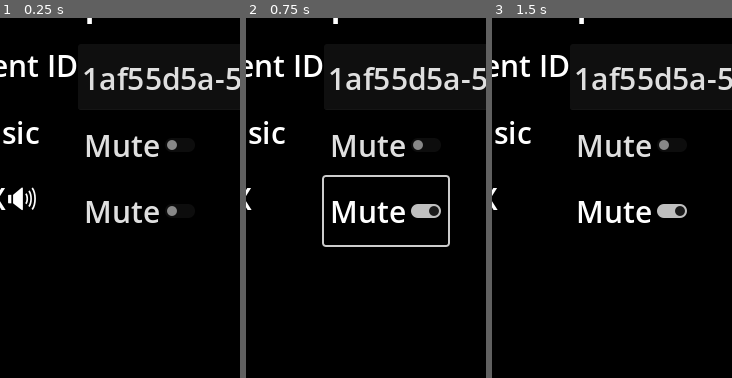
Above: before the commit, frames 1-3 (left to right).
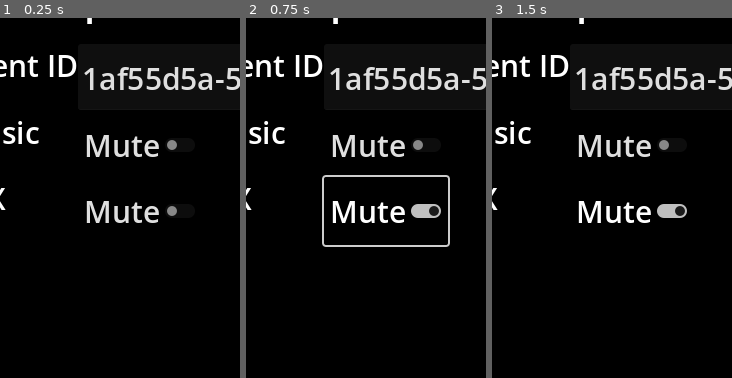
Above: after the commit, the same moments.

Repository: SecsAndCyber/GoldphishMatcher
Game: Godot game, scene res://source/options_state.tscn
The game is run twice, just before and just after one commit, with the same random seed, the same clock (stepped at 60 frames per second) and the same inputs. This scene is started directly instead of the project's main scene.
Inputs:
- Up to frame 1 (0.25 s): no input
- Up to frame 2 (0.75 s): click "Mute" at 0.5 s
- Up to frame 3 (1.5 s): click "Privacy Policy" at 1.25 s
The pictures show only the part of the screen within x 10-60%, y 9-59%; the shares and areas given below are measured in that part.

The runs differ from the first frame. In frame 1, 0.4% of the frame differs, in the area x 3-15%, y 46-54%; in frame 2, nothing differs; in frame 3, nothing differs.

Commit message:
Removed Emoji Icons

Diff:
--- a/source/scripts/options_state.gd
+++ b/source/scripts/options_state.gd
@@ -14,10 +14,6 @@
 	game_id.text = Reg.GameId
 	music_mute.button_pressed = Reg.MusicMute
 	sfx_mute.button_pressed = Reg.SfxMute
-	if Reg.SfxMute:
-		$SfxContainer/SfxSettingsLabel.text = "SFX🔇"
-	else:
-		$SfxContainer/SfxSettingsLabel.text = "SFX🔊"
 
 # Called every frame. 'delta' is the elapsed time since the previous frame.
 func _process(delta: float) -> void:
@@ -48,10 +44,6 @@
 
 
 func _on_sfx_mute_toggled(toggled_on: bool) -> void:
-	if toggled_on:
-		$SfxContainer/SfxSettingsLabel.text = "SFX"
-	else:
-		$SfxContainer/SfxSettingsLabel.text = "SFX"
 	Reg.SfxMute = toggled_on
 	Reg.saveScore()
 
